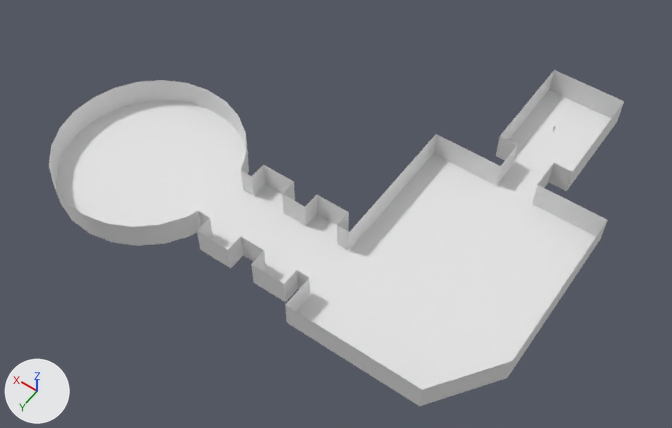
Two versions of the glTF model map.glb, one commit apart.
Rendered twice from a camera (50 mm lens) standing at (-45.2, 148.2, 157.5) and looking at (26.6, 47.7, -0.5). The lights are fixed; the arrows at lower left show +X, +Y and +Z. Where no turn or scale is listed for an object, it has been applied to the vertices. Vertices at the same position are counted once.

The first picture shows 'Geom3D.020'.
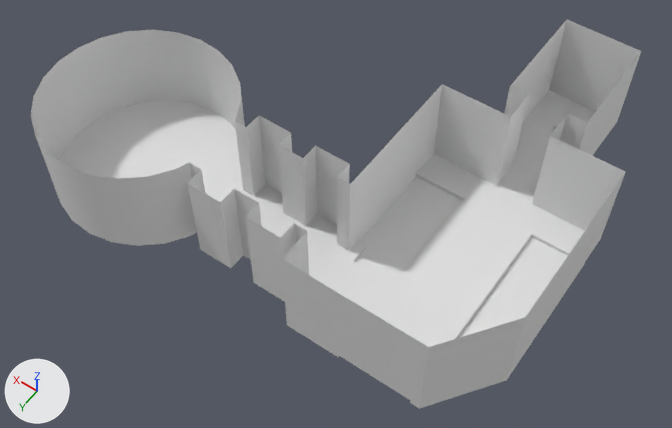
The change in detail:
me_mesh_20 is used by ob_geom3d_020; location (0.0, 0.0, 0.0).
me_mesh_20 had 112 vertices, 166 faces and spanned x -22.7..88.3, y -12.2..82.5, z 0.0..6.6.
me_mesh_20 now has 140 vertices, 222 faces and spans x -22.7..88.3, y -12.2..82.5, z -0.9..21.7.
Part 1, on me_mesh_20:
7 vertices are removed from x -22.7..18.5, y 54.4..75.7, z 0.0..6.6.
20 faces are deleted.
52 vertices in x -22.7..88.3, y -12.2..82.5, z 6.6 move by (0.0, 0.0, 15.1).
21 vertices are added at x -22.7..18.5, y 28.4..75.7, z -0.9..21.7.
14 new vertices lie (0.0, 0.0, 0.9) away from vertices in x -22.7..18.5, y 28.4..75.7, z -0.9.
76 new faces join them.

What differs and where, as boxes [x1, y1, x2, y2] in the pictures (672 x 428 px):
'Geom3D.020', reshaped (6% wider, 16% taller)
    before: [49, 70, 624, 406]
    after: [31, 20, 641, 409]
